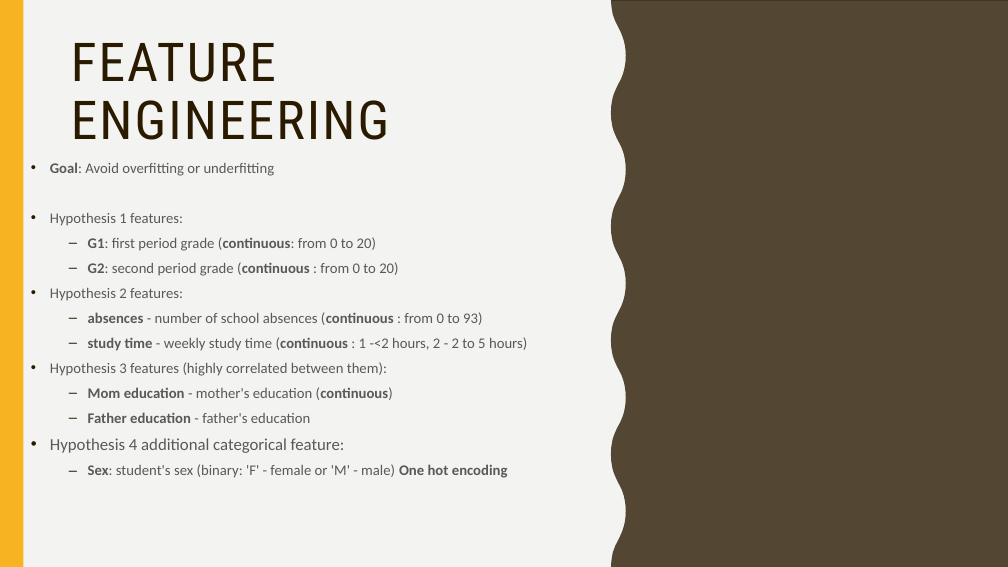
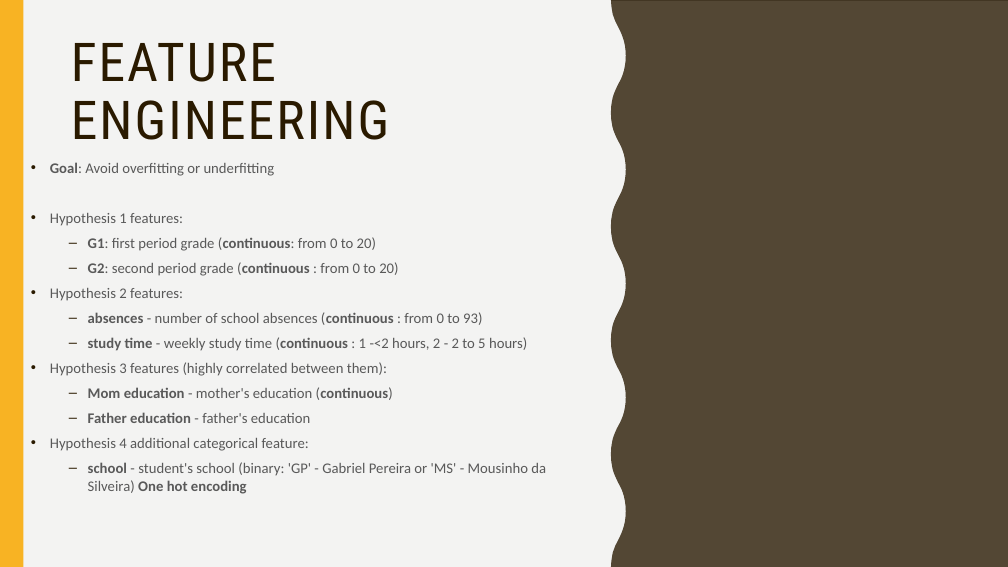
Before and after one commit to RAnthonyVR/AI, a slide deck: slide 5 of Presentation.pptx. Drawn at 1008x567 pixels with LibreOffice and Linux fonts; fonts in the diff are those of the drawing; grey boxes stand for pictures. Boxes give left, top, right and bottom in pixels: in the first picture for what was removed or moved away, otherwise in the second. Text is boxed around its words. In the diff, an @@ line names an element or a change of style, - is before the commit and + after.

```diff
--- a/Presentation.pptx
+++ b/Presentation.pptx
@@ text at (50,438,309,451): size 16 to 14 pt in "Hypothesis 4 additional categorical feature:" @@
@@ text at (88,462,546,494): text changed @@
-  – Sex: student's sex (binary: 'F' - female or 'M' - male) One hot encoding
+  – school - student's school (binary: 'GP' - Gabriel Pereira or 'MS' - Mousinho da Silveira) One hot encoding
```
Also in this commit, not shown: 1 slide added, 6 other files.
